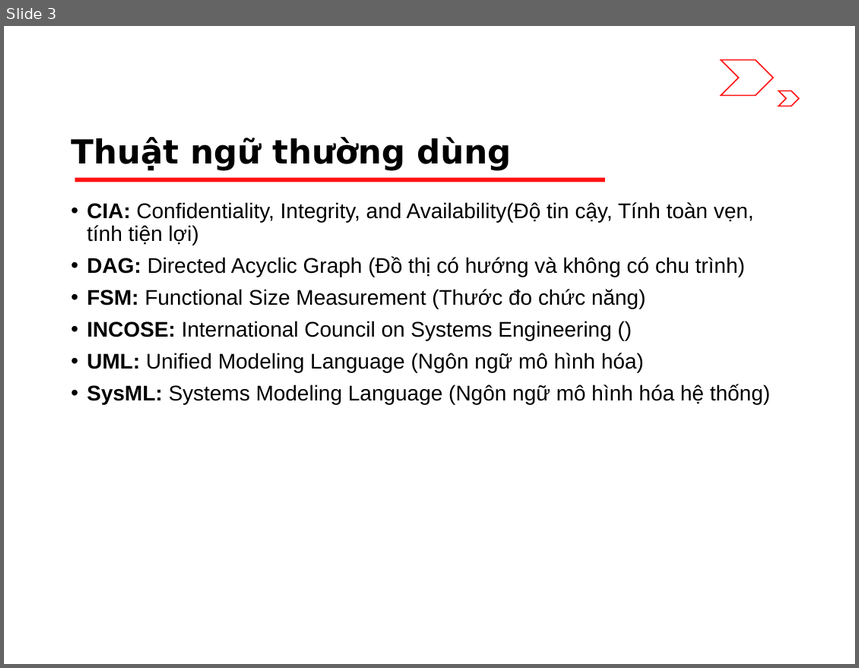
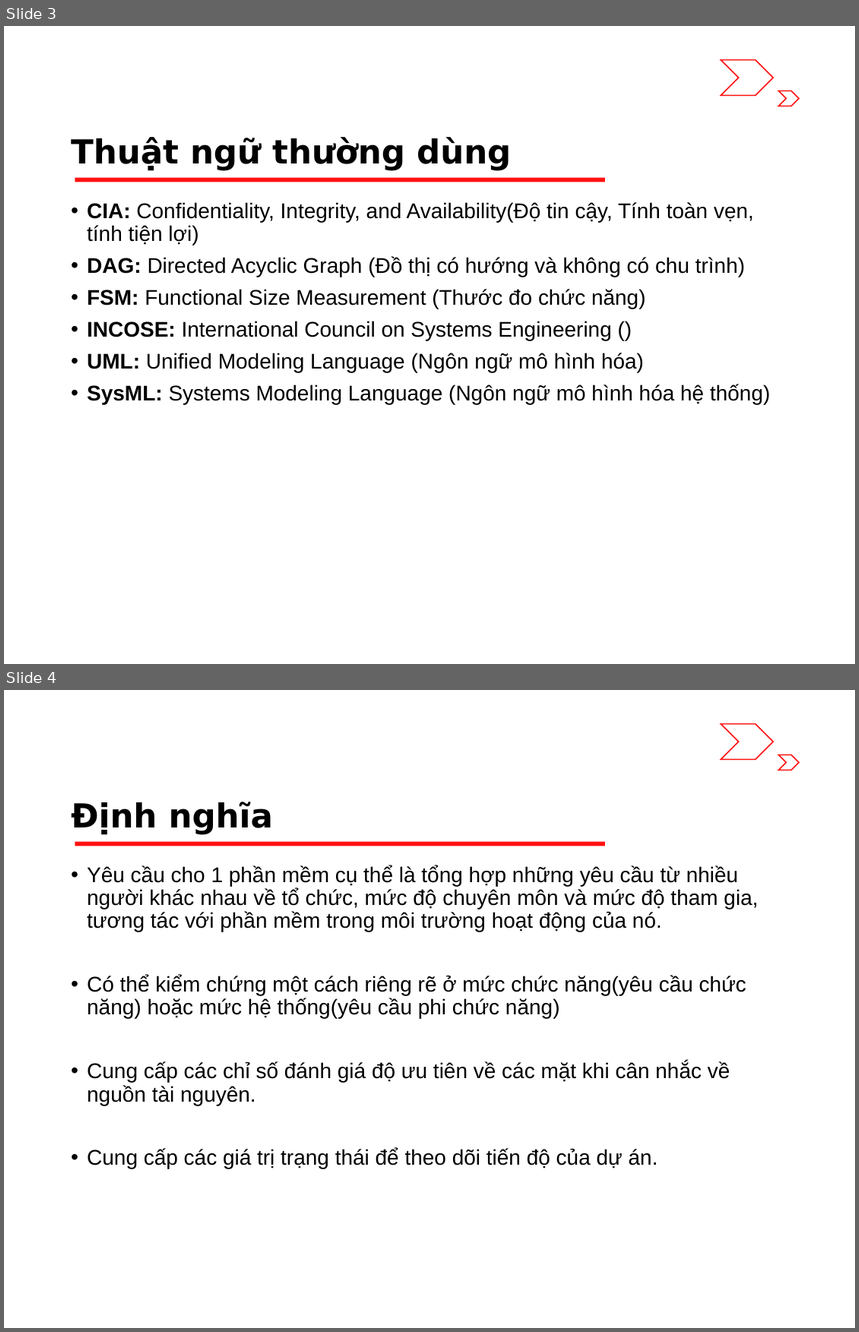
Before and after one commit to riverspart/uet-adv-sw-engineering, a slide deck: slide/release/chapter_1/slide.pptx. Shown one above the other, each under a label of ours: slide 3 before the commit, slides 3 and 4 after it. The pictures are 859x668 and 859x1332 pixels, drawn with LibreOffice and Linux fonts; fonts in the diff are those of the drawing. Boxes give left, top, right and bottom in pixels: in the first picture for what was removed or moved away, otherwise in the second. Text is boxed around its words. In the diff, an @@ line names an element or a change of style, - is before the commit and + after.

```diff
--- a/slide/release/chapter_1/slide.pptx
+++ b/slide/release/chapter_1/slide.pptx
@@ slide 4 added at [4, 690, 855, 1328], background #FFFFFF; not listed: 3 template elements that a slide beside it also shows @@
@@ title added at [71, 802, 273, 835], 28 pt, text #000000, bold @@
+Định nghĩa
@@ text added at [87, 866, 758, 1170], 18 pt, text #000000 @@
+• Yêu cầu cho 1 phần mềm cụ thể là tổng hợp những yêu cầu từ nhiều người khác nhau về tổ chức, mức độ chuyên môn và mức độ tham gia, tương tác với phần mềm trong môi trường hoạt động của nó.
+• Có thể kiểm chứng một cách riêng rẽ ở mức chức năng(yêu cầu chức năng) hoặc mức hệ thống(yêu cầu phi chức năng)
+• Cung cấp các chỉ số đánh giá độ ưu tiên về các mặt khi cân nhắc về nguồn tài nguyên.
+• Cung cấp các giá trị trạng thái để theo dõi tiến độ của dự án.
```
Also in this commit, not shown: 1 other slide added.
